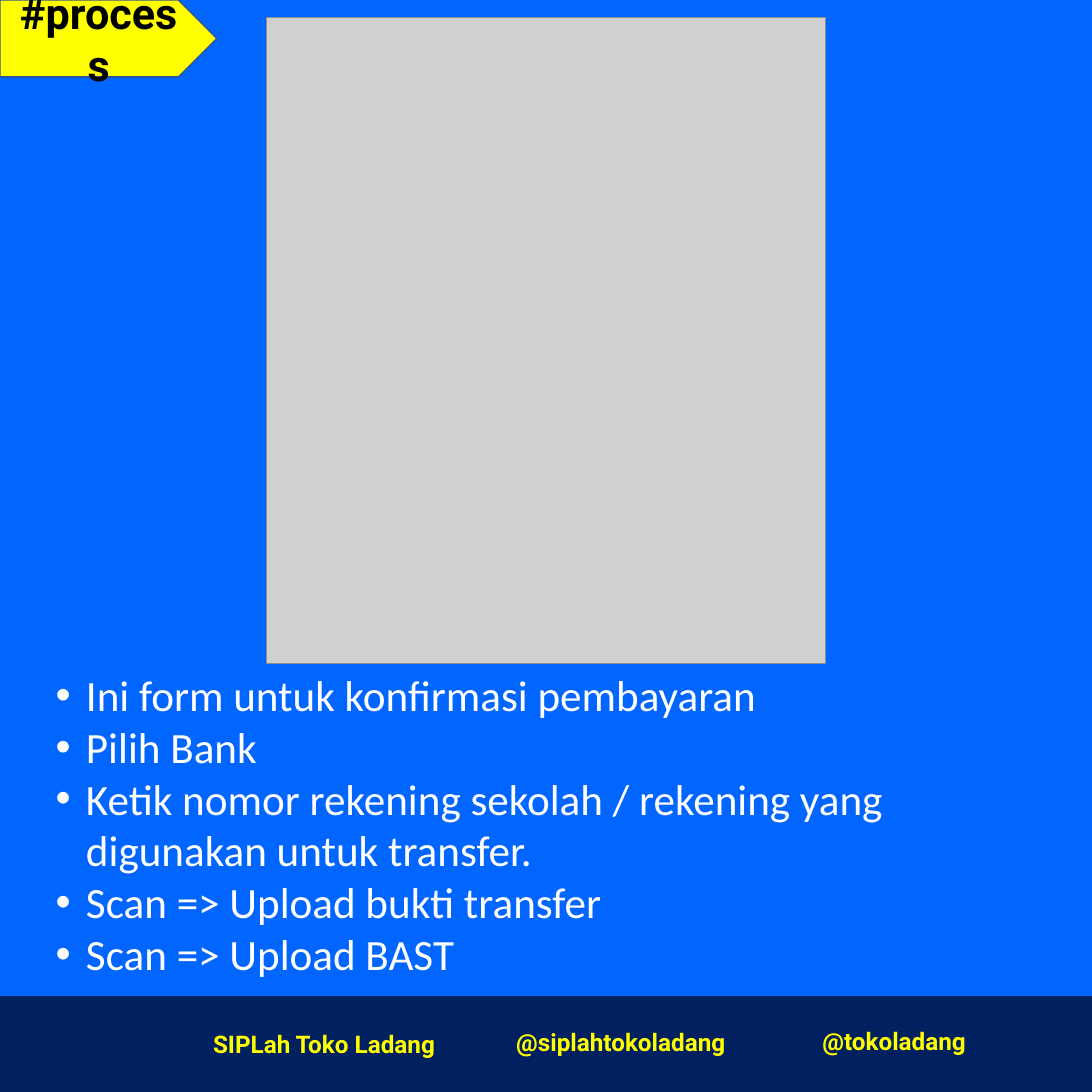
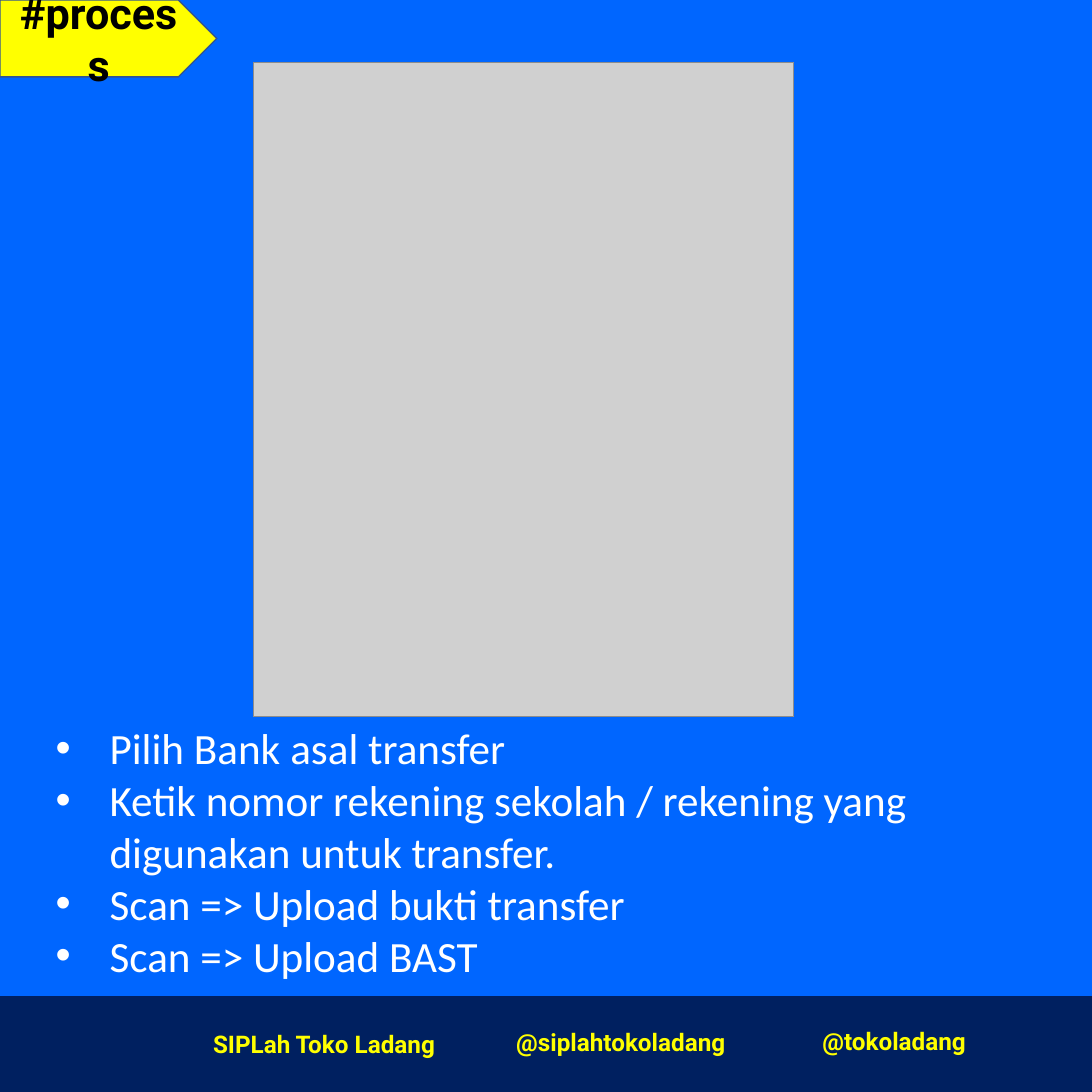
Before and after one commit to mexop99/SOP-Toko-Ladang, a slide deck: slide 10 of pptx/sop-pembeli.pptx. Drawn at 1092x1092 pixels with LibreOffice and Linux fonts; fonts in the diff are those of the drawing; grey boxes stand for pictures; background and template pictures are left out. Boxes give left, top, right and bottom in pixels: in the first picture for what was removed or moved away, otherwise in the second. Text is boxed around its words. In the diff, an @@ line names an element or a change of style, - is before the commit and + after.

```diff
--- a/pptx/sop-pembeli.pptx
+++ b/pptx/sop-pembeli.pptx
@@ picture: place and size @@
-picture at [266,17,825,664]
+picture at [253,62,794,717]
@@ text "Pilih Bank asal transfer": place and size @@
-text "Pilih Bank asal transfer" at [86,681,882,977]
+text "Pilih Bank asal transfer" at [110,734,906,979]
@@ text at [110,734,505,765]: text changed @@
-• Ini form untuk konfirmasi pembayaran
-• Pilih Bank
+• Pilih Bank asal transfer
@@ text at [110,786,906,979]: indent changed @@
```
Also in this commit, not shown: 1 other slide changed, 2 other files.
